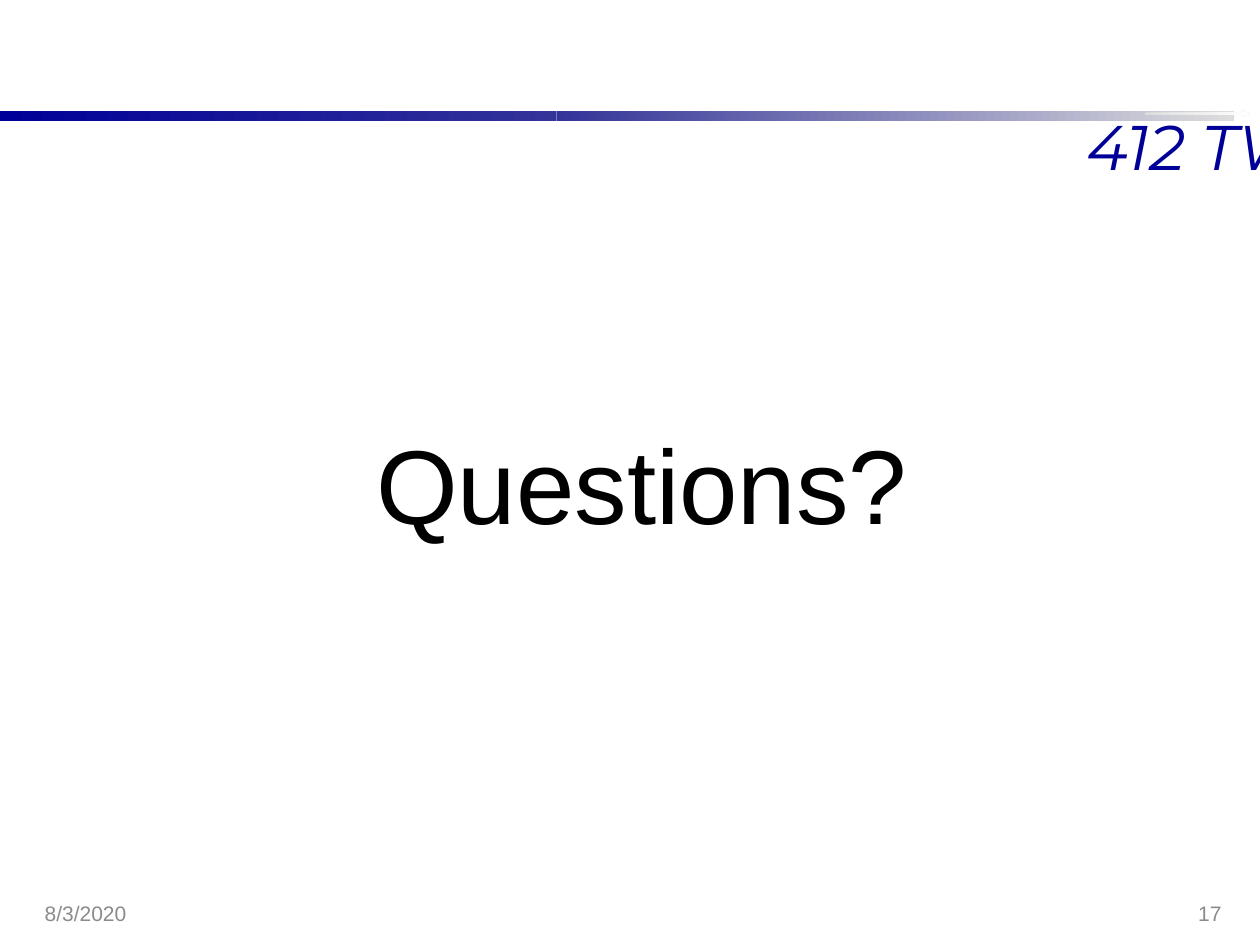
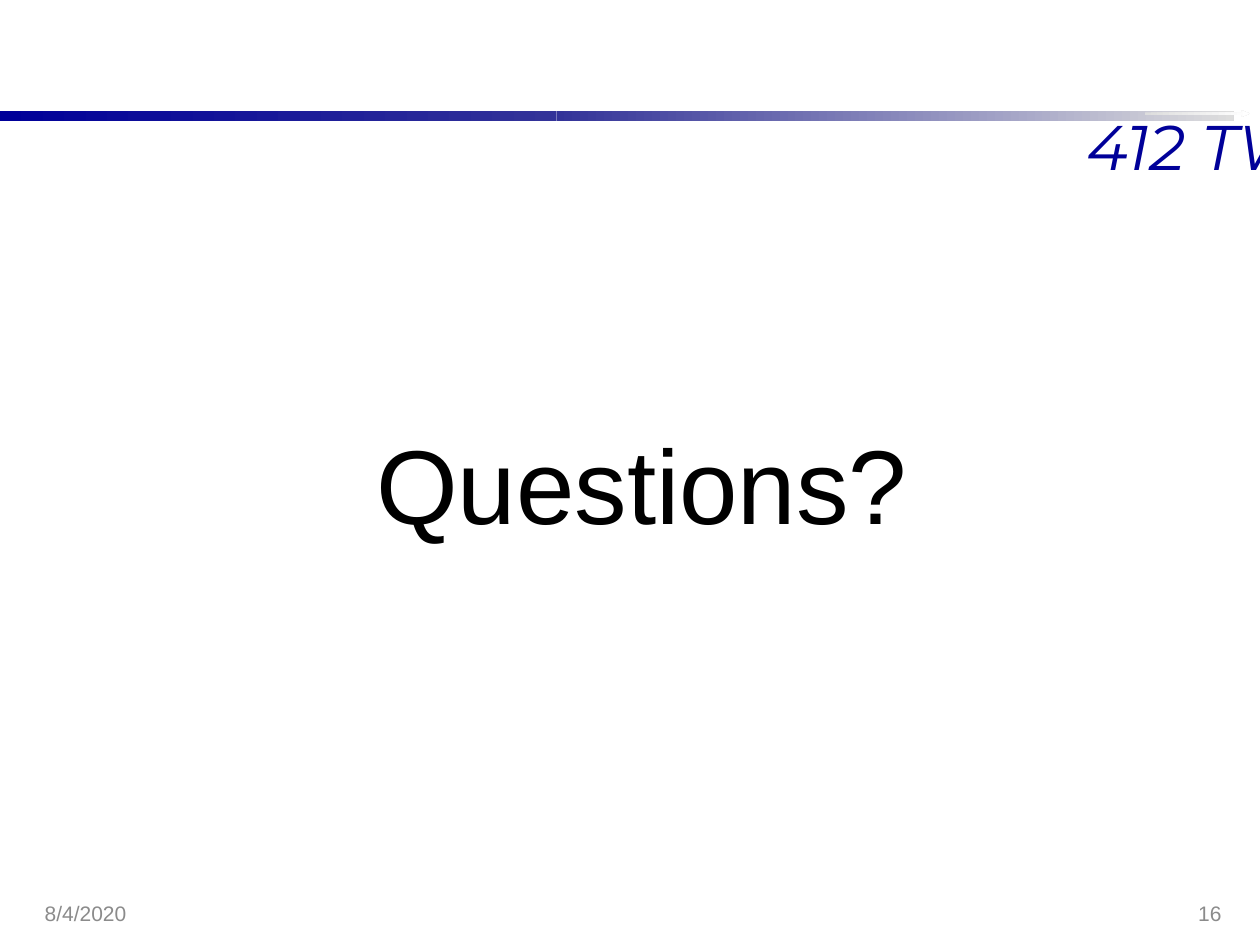
Before and after one commit to Hannsel101/PCIP_Intern_Proj_1, a slide deck: slide 16 of BestXYZ_Presentation.pptx (slide 17 before the commit). Drawn at 1260x945 pixels with LibreOffice and Linux fonts; fonts in the diff are those of the drawing; background and template pictures are left out. Boxes give left, top, right and bottom in pixels: in the first picture for what was removed or moved away, otherwise in the second. Text is boxed around its words. In the diff, an @@ line names an element or a change of style, - is before the commit and + after.

```diff
--- a/BestXYZ_Presentation.pptx
+++ b/BestXYZ_Presentation.pptx
@@ text at (45,906,127,921): text changed @@
-8/3/2020
+8/4/2020
@@ page number at (1198,906,1221,921): text changed @@
-17
+16
```
Also in this commit, not shown: 14 other slides changed, 1 slide removed, 7 other files.
